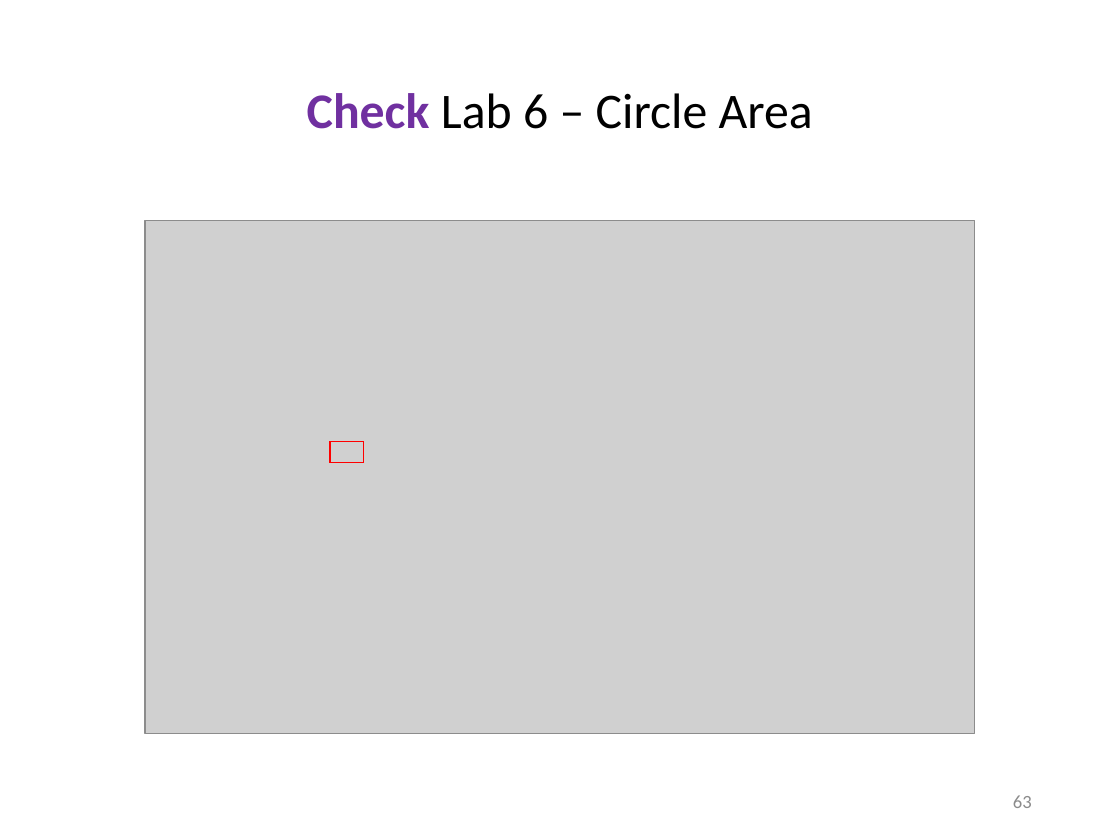
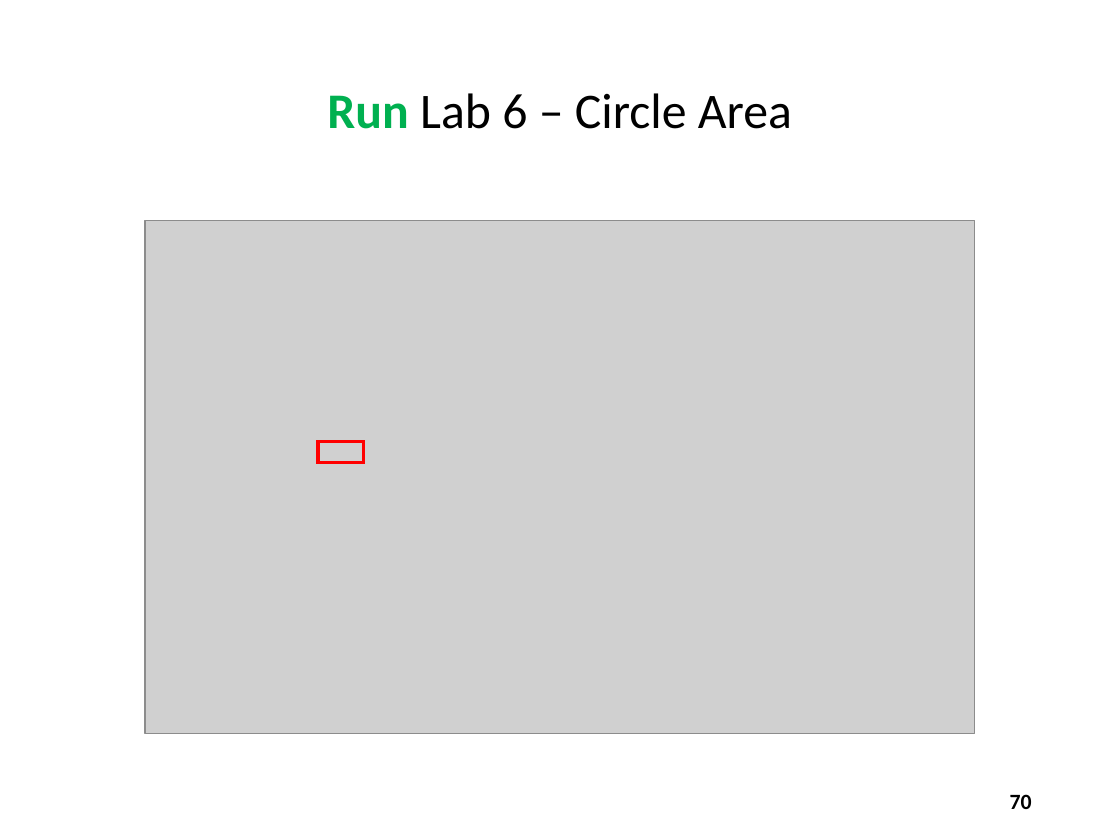
Before and after one commit to dbiersach/scicomp301-cpp-linux, a slide deck: slide 70 of session03/Session 03 - Loops, Conditionals, Modulus.pptx (slide 63 before the commit). Drawn at 1120x840 pixels with LibreOffice and Linux fonts; fonts in the diff are those of the drawing; grey boxes stand for pictures. Boxes give left, top, right and bottom in pixels: in the first picture for what was removed or moved away, otherwise in the second. Text is boxed around its words. In the diff, an @@ line names an element or a change of style, - is before the commit and + after.

```diff
--- a/session03/Session 03 - Loops, Conditionals, Modulus.pptx
+++ b/session03/Session 03 - Loops, Conditionals, Modulus.pptx
@@ title at bbox=[327, 93, 792, 129]: text changed @@
-Check Lab 6 – Circle Area
+Run Lab 6 – Circle Area
@@ rectangle: place and size @@
-rectangle at bbox=[330, 441, 364, 463]
+rectangle at bbox=[318, 441, 364, 463]
@@ rectangle at bbox=[318, 441, 364, 463]: outline #FF0000 1 pt to #FF0000 2.25 pt @@
@@ page number at bbox=[1010, 794, 1032, 809]: text changed; size 12 to 14 pt; text colour #8C8C8C to #000000; bold on @@
-63
+70
```
Also in this commit, not shown: 36 other slides changed, 7 slides added, 1 other file.
